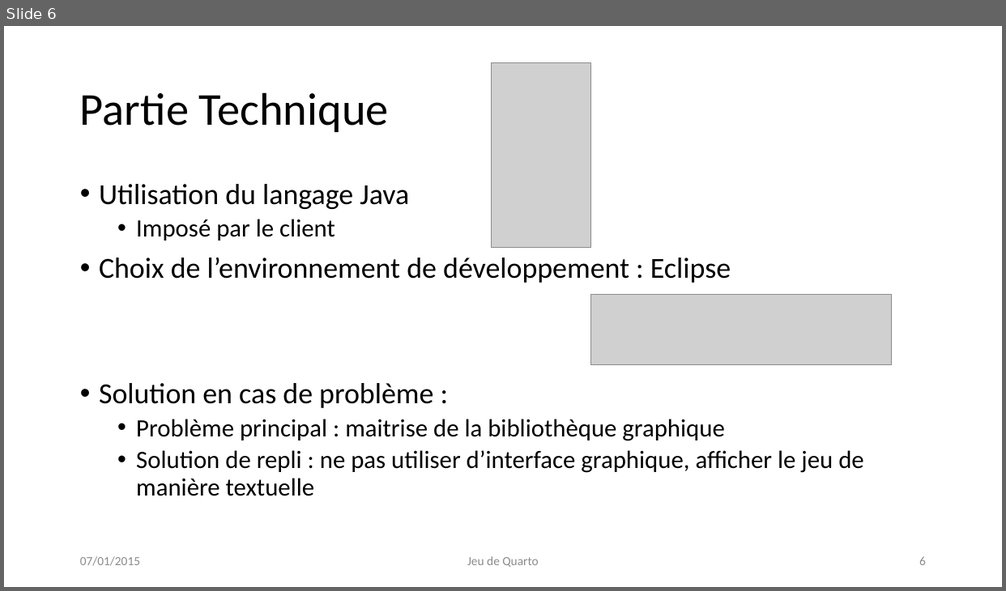
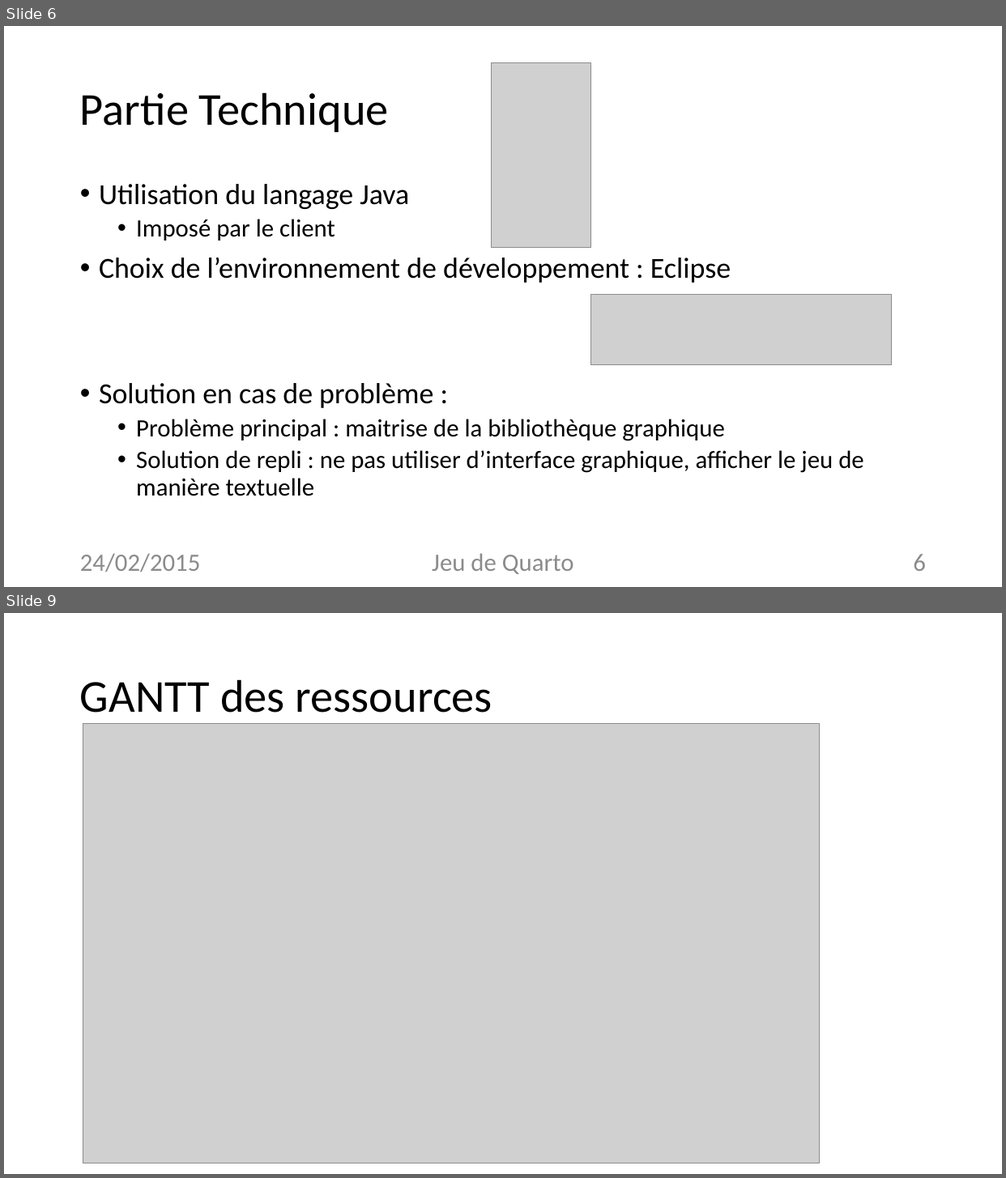
Before and after one commit to Quarto-Projet/Quarto, a slide deck: Diapo-&-co/150224 P4 Info 1.pptx. Shown one above the other, each under a label of ours: slide 6 before the commit, slides 6 and 9 after it; the slides between them are not shown. The pictures are 1006x591 and 1006x1178 pixels, drawn with LibreOffice and Linux fonts; fonts in the diff are those of the drawing; grey boxes stand for pictures. Boxes give left, top, right and bottom in pixels: in the first picture for what was removed or moved away, otherwise in the second. Text is boxed around its words. In the diff, an @@ line names an element or a change of style, - is before the commit and + after.

```diff
--- a/Diapo-&-co/150224 P4 Info 1.pptx
+++ b/Diapo-&-co/150224 P4 Info 1.pptx
@@ slide 9 added at (4, 613, 1002, 1174), background #FFFFFF @@
@@ title added at (80, 679, 492, 713), 44 pt, text #000000 @@
+GANTT des ressources
@@ picture added at (83, 724, 819, 1164) @@
@@ slide 6 changed as well @@
@@ text at (80, 553, 201, 572): text changed; size 12 to 24 pt @@
-07/01/2015
+24/02/2015
@@ text "Jeu de Quarto" at (432, 553, 574, 574): size 12 to 24 pt @@
@@ page number at (913, 554, 926, 571): size 12 to 24 pt @@
```
Also in this commit, not shown: 13 other slides changed.
